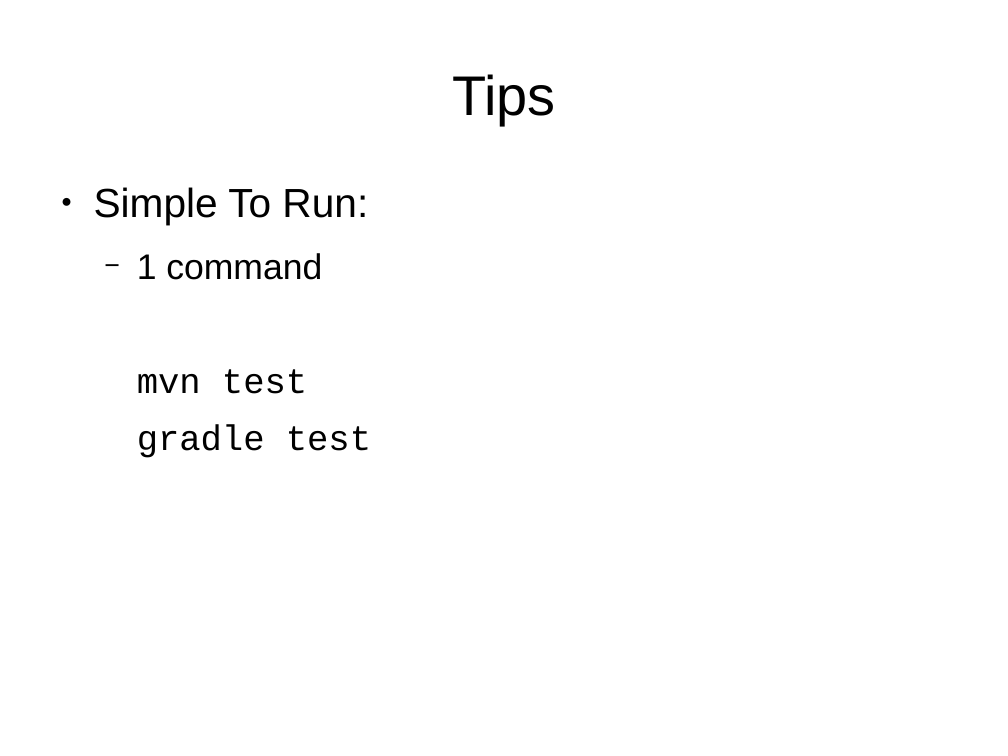
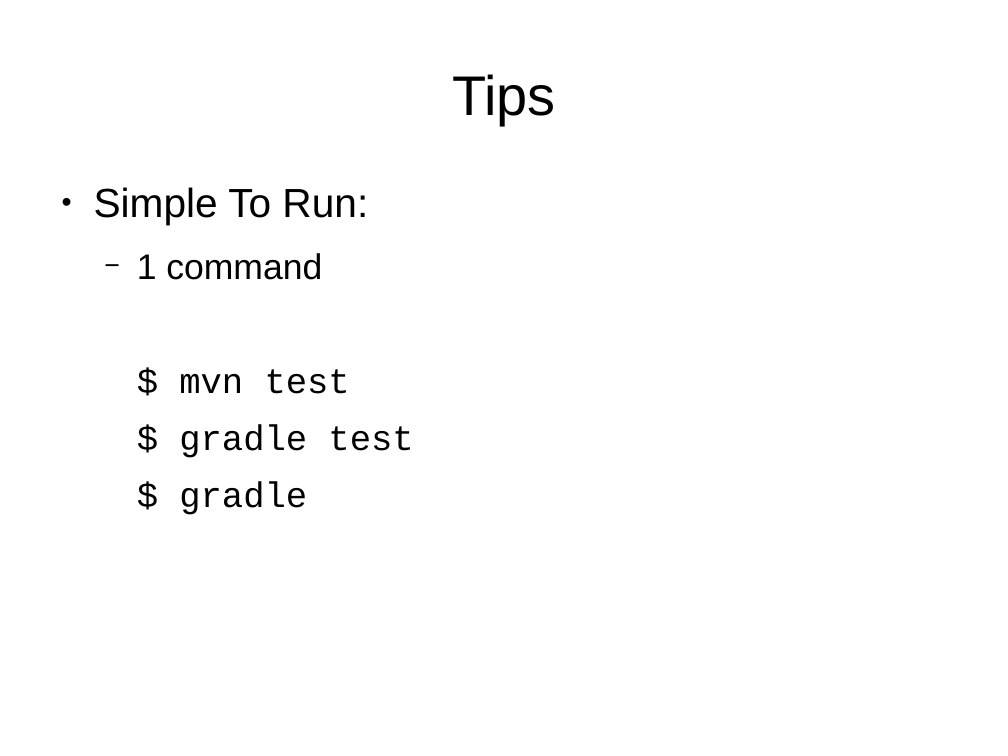
Before and after one commit to wesamhaboush/unittesting-techniques, a slide deck: slide 15 of pres.odp. Drawn at 1008x756 pixels with LibreOffice and Linux fonts; fonts in the diff are those of the drawing. Boxes give left, top, right and bottom in pixels: in the first picture for what was removed or moved away, otherwise in the second. Text is boxed around its words. In the diff, an @@ line names an element or a change of style, - is before the commit and + after.

```diff
--- a/pres.odp
+++ b/pres.odp
@@ text at (x1=179, y1=369, x2=413, y2=515): text changed @@
-  mvn test
-  gradle test
+  $ mvn test
+  $ gradle test
+  $ gradle
```
Also in this commit, not shown: 9 other slides changed.
